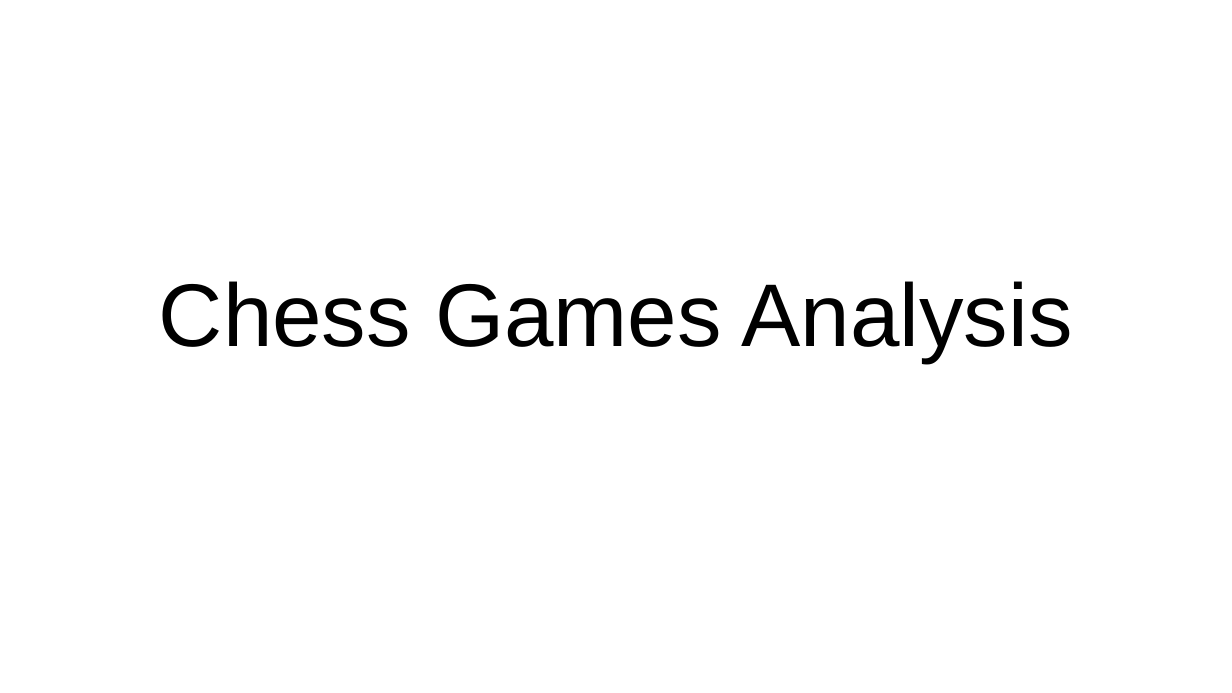
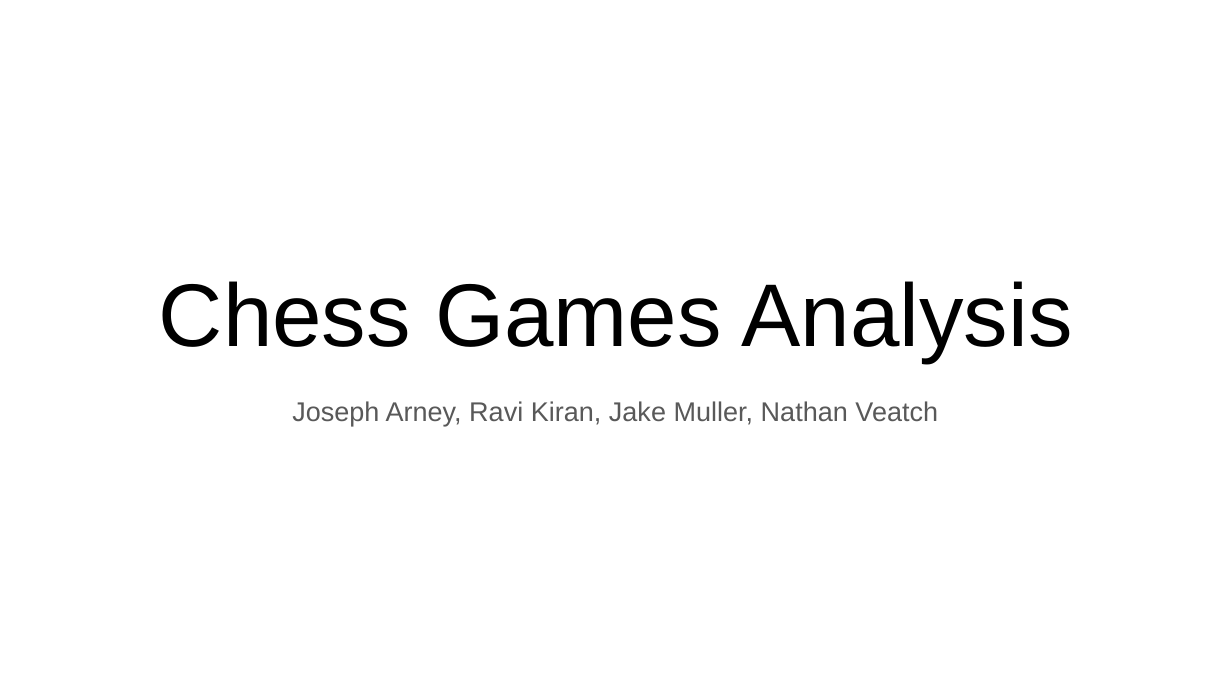
Before and after one commit to Nveatch/Chess_Games_Group_Analysis, a slide deck: slide 1 of Group_1_Presentation.pptx. Drawn at 1232x693 pixels with LibreOffice and Linux fonts; fonts in the diff are those of the drawing. Boxes give left, top, right and bottom in pixels: in the first picture for what was removed or moved away, otherwise in the second. Text is boxed around its words. In the diff, an @@ line names an element or a change of style, - is before the commit and + after.

```diff
--- a/Group_1_Presentation.pptx
+++ b/Group_1_Presentation.pptx
@@ subtitle added at bbox=[292, 401, 938, 426], 15.8 pt, text #595959 @@
+Joseph Arney, Ravi Kiran, Jake Muller, Nathan Veatch
```
Also in this commit, not shown: 15 slides added.
